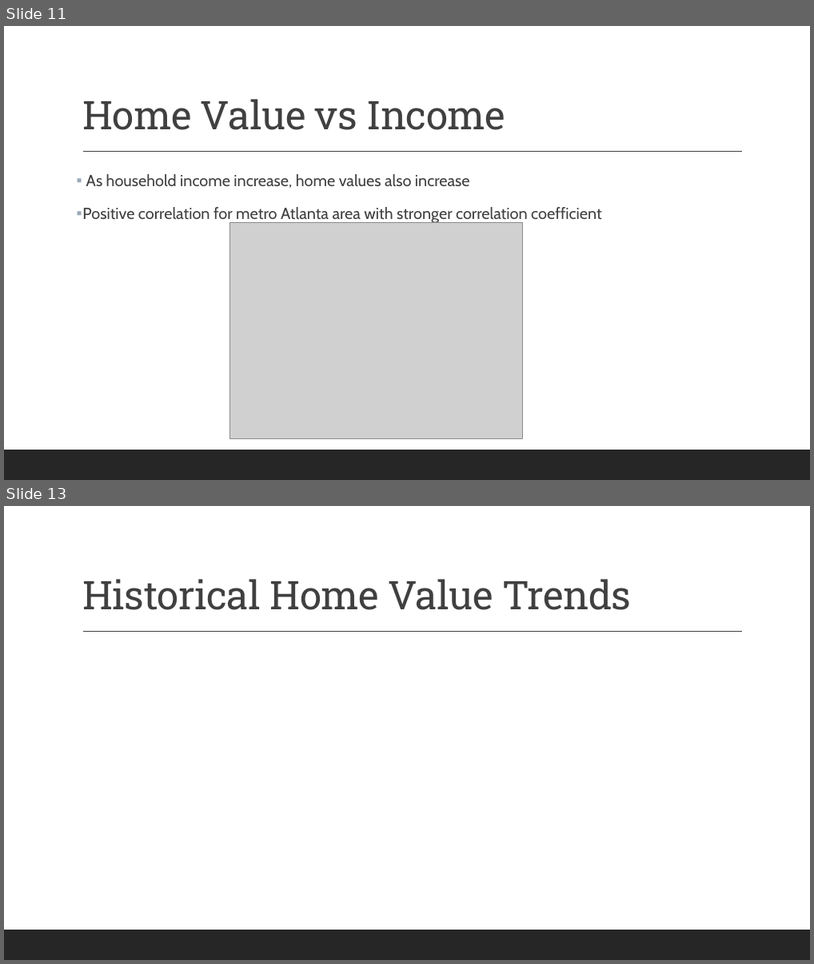
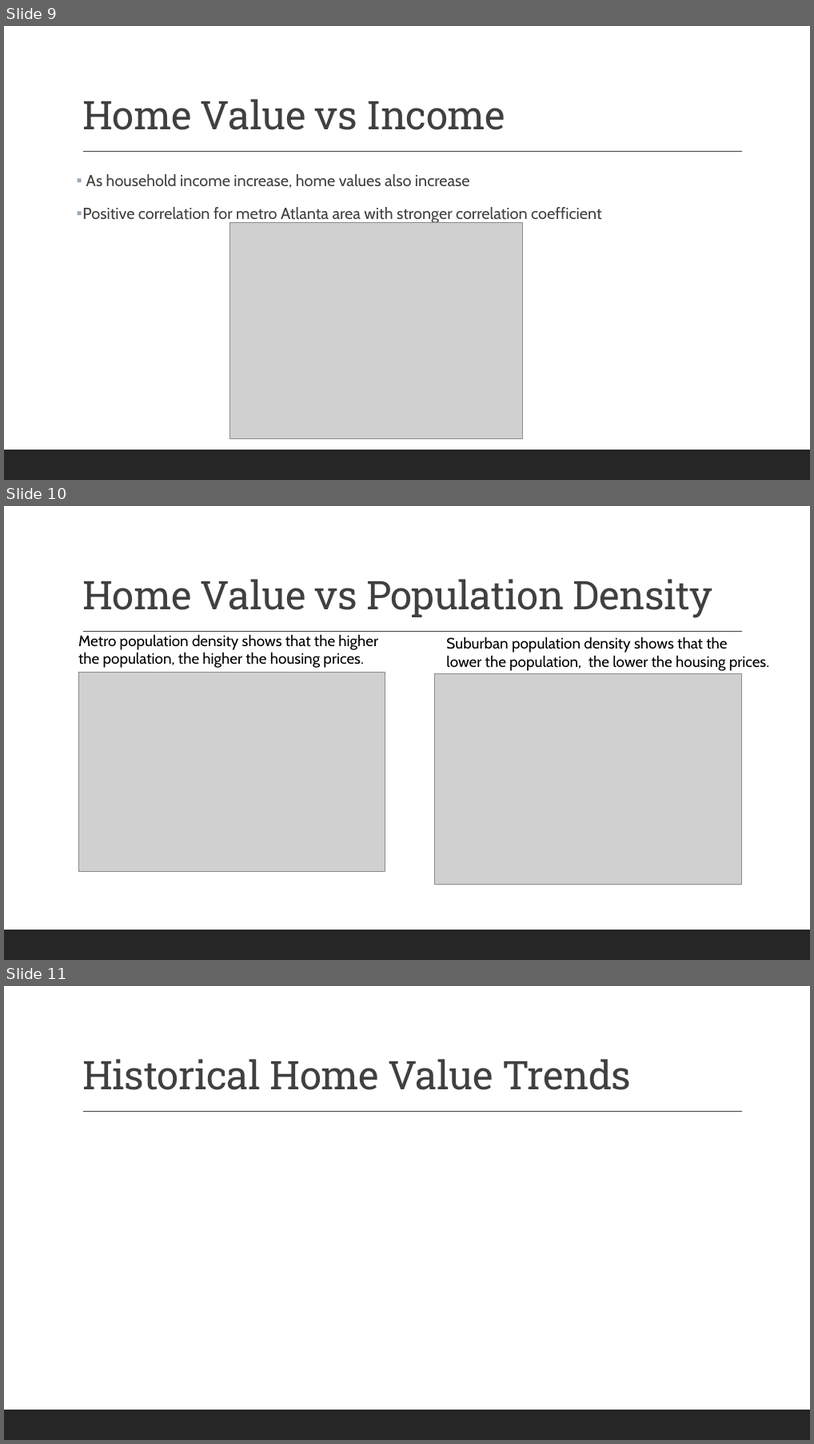
Before and after one commit to againzer/HousingPricesProject, a slide deck: Housing Price Analysis.pptx. Shown one above the other, each under a label of ours: slides 11 and 13 before the commit, slides 9, 10 and 11 after it; the slides between them are not shown. The pictures are 814x964 and 814x1444 pixels, drawn with LibreOffice and Linux fonts; fonts in the diff are those of the drawing; grey boxes stand for pictures. Boxes give left, top, right and bottom in pixels: in the first picture for what was removed or moved away, otherwise in the second. Text is boxed around its words. In the diff, an @@ line names an element or a change of style, - is before the commit and + after.

```diff
--- a/Housing Price Analysis.pptx
+++ b/Housing Price Analysis.pptx
@@ slide 10 added at [4,506,810,960], background #FFFFFF; not listed: 2 template elements that a slide beside it also shows @@
@@ title added at [82,579,713,618], 47 pt, text #404040 @@
+Home Value vs Population Density
@@ text added at [78,634,378,668], 18 pt, text #000000 @@
+Metro population density shows that the higher
+the population, the higher the housing prices.
@@ text added at [446,636,770,671], 18 pt, text #000000 @@
+Suburban population density shows that the
+lower the population, the lower the housing prices.
@@ picture added at [78,672,385,872] @@
@@ picture added at [435,673,742,884] @@
@@ what was slide 11 is now slide 9 @@
@@ what was slide 13 is now slide 11 @@
```
Also in this commit, not shown: 3 slides changed, 3 slides removed.
